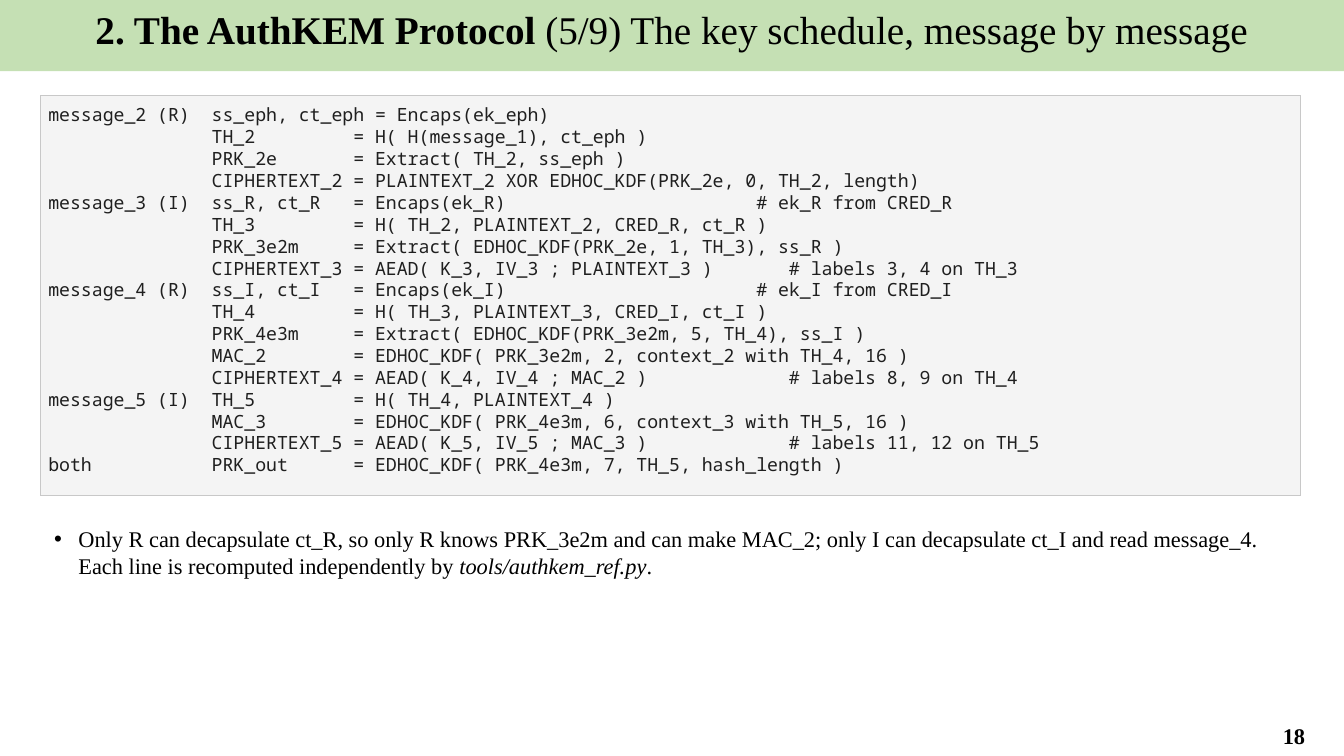
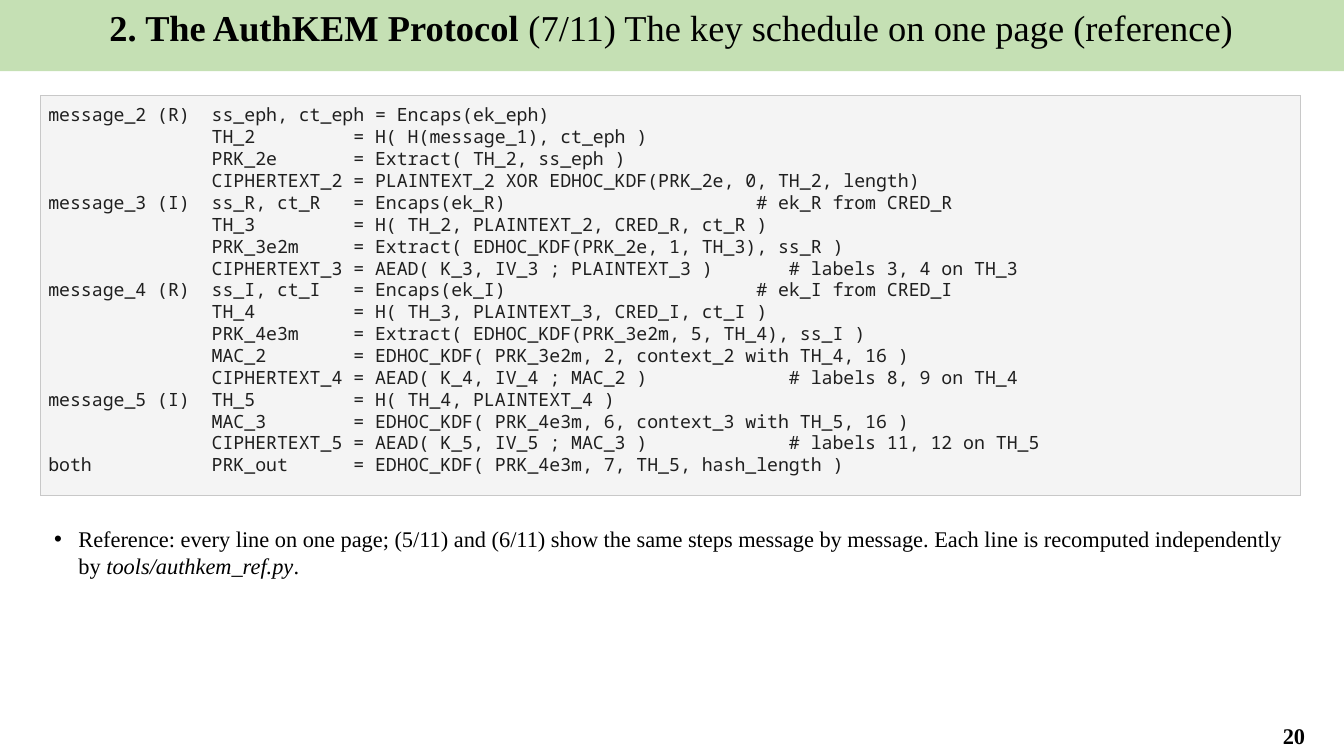
Before and after one commit to Khaiduy/chipyard-edhoc, a slide deck: slide 20 of fpga/sw/export/docs/slides/04_Post-quantum_EDHOC.pptx (slide 18 before the commit). Drawn at 1344x756 pixels with LibreOffice and Linux fonts; fonts in the diff are those of the drawing. Boxes give left, top, right and bottom in pixels: in the first picture for what was removed or moved away, otherwise in the second. Text is boxed around its words. In the diff, an @@ line names an element or a change of style, - is before the commit and + after.

Commit message:
fix: length-checked SD verify, whole-run stack line; slide review fixes

```diff
--- a/fpga/sw/export/docs/slides/04_Post-quantum_EDHOC.pptx
+++ b/fpga/sw/export/docs/slides/04_Post-quantum_EDHOC.pptx
@@ text in rectangle at box(109, 15, 1233, 48): text changed; size 28 to 26 pt @@
-2. The AuthKEM Protocol (5/9) The key schedule, message by message
+2. The AuthKEM Protocol (7/11) The key schedule on one page (reference)
@@ text at box(78, 531, 1282, 579): text changed @@
-• Only R can decapsulate ct_R, so only R knows PRK_3e2m and can make MAC_2; only I can decapsulate ct_I and read message_4. Each line is recomputed independently by tools/authkem_ref.py.
+• Reference: every line on one page; (5/11) and (6/11) show the same steps message by message. Each line is recomputed independently by tools/authkem_ref.py.
@@ page number at box(1283, 729, 1305, 745): text changed @@
-18
+20
```
Also in this commit, not shown: 11 other slides changed, 2 slides added, 13 other files.
